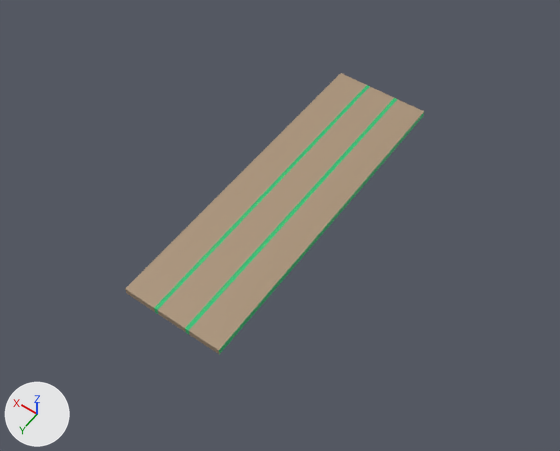
An edit to the glTF model assets/models/RoadBlocksModel.glb, drawn before and after from the same camera.
Rendered twice from a camera (50 mm lens) standing at (-7.94, 6.51, 16.38) and looking at (-0.44, -3.98, -0.11). Lighting does not change. The marker at lower left points along +X, +Y and +Z. Vertices at the same position are counted once.

In view in the first picture: 'RoadBlock1Model'.
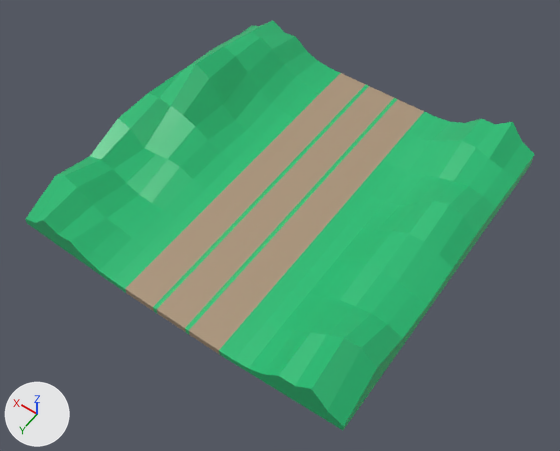
Pixel boxes (x1, y1, x2, y2) of what changed, in the pictures (560 x 451 px):
'RoadBlock1Model', reshaped (70% wider, 45% taller): before (125, 73, 424, 354); after (26, 21, 535, 430)

The change, as a list of edits to the scene's bpy script:
```text
Change me_cube:
    used by ob_roadblock1model; location = (0.0, 0.0, 0.0)
    remove me_cube.from_pydata(...)  # 24 vertices, 44 faces; spans x -1.5..1.5, y -10.0..0.0, z -0.2..0.0
    add me_cube.from_pydata(...)  # 190 vertices, 376 faces; spans x -5.0..5.0, y -10.0..0.0, z -0.2..1.67
    me_cube part 1
    8 vertices are removed from x 0.43..0.54, y -10.0..0.0, z -0.2..0.0
    30 faces are deleted
    149 vertices are added at x -5.0..5.0, y -10.0..0.0, z -0.2..1.67
    8 new vertices lie (0.0, 1.25, -0.01) away from vertices in x -1.94..5.0, y -8.75..-5.0, z 0.01..1.0
    7 new vertices lie (0.0, 1.25, 0.0) away from vertices in x -4.56..1.94, y -10.0..-2.5, z 0.0..0.65
    5 new vertices lie (0.0, 1.25, 0.22) away from vertices in x -2.37..4.12, y -10.0..-2.5, z 0.01..0.31
    5 new vertices lie (0.0, 1.25, -0.07) away from vertices in x -3.69..3.69, y -7.5..-1.25, z 0.1..0.97
    362 new faces join them
```
